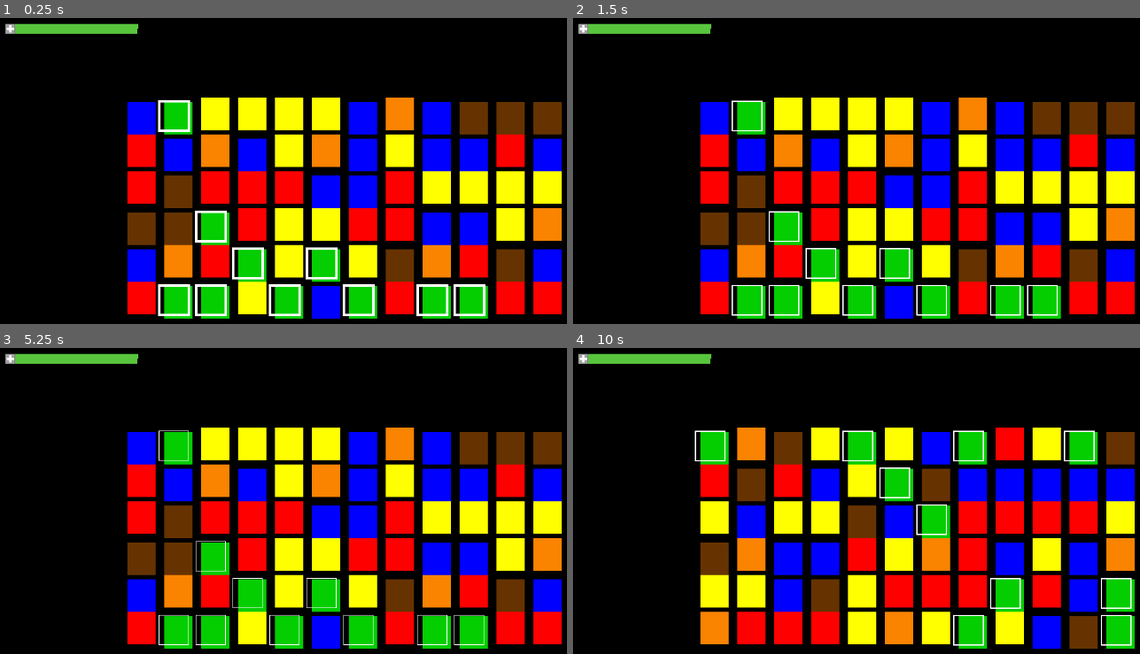
Above: before the commit, frames 1-4 (two rows, left to right).
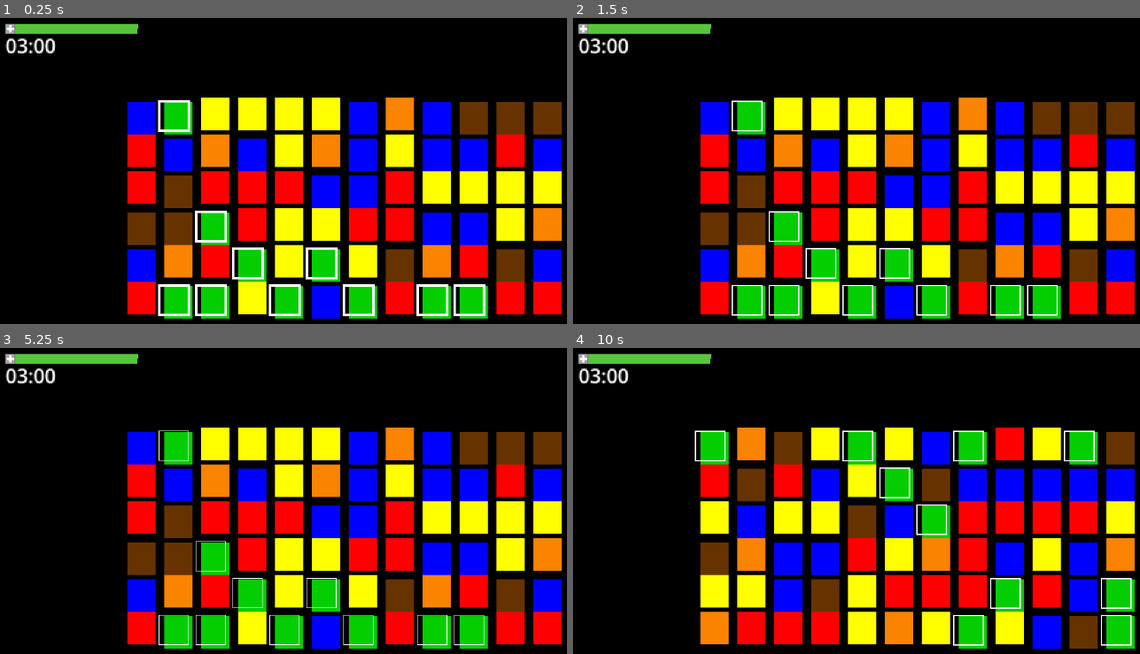
Above: after the commit, the same moments.

Repository: ExcitedAdom/Don-t-Touch-Blue
Game: Godot game, scene res://scenes/main.tscn
Two runs of this game, one before a commit and one after it. Both use one fixed random seed, a clock stepped at 60 frames per second and the inputs below.
Inputs (mouse positions are in pixels of both pictures, inside the frame that each line leads up to):
- Up to frame 1 (0.25 s): no input
- Up to frame 2 (1.5 s): tap Enter at 0.5 s; move the mouse to (1071, 189) at 0.52 s; hold Right 0.53-1.28 s; tap Alt at 0.6 s; click (1071, 189) at 0.67 s; tap Space at 1.25 s; move the mouse to (771, 229) at 1.27 s; hold Down from 1.28 s (still down); tap Shift at 1.35 s
- Up to frame 3 (5.25 s): tap Enter at 2, 3.5 s; move the mouse to (408, 452) at 2.02 s; release Down at 2.03 s; hold Right 2.03-2.78 s; tap Alt at 2.1, 3.6, 5.1 s; tap Space at 2.75, 4.25 s; move the mouse to (306, 617) at 2.77 s; hold Up 2.78-3.53 s; tap Shift at 2.85, 4.35 s; click (306, 617) at 2.92 s; move the mouse to (555, 598) at 3.52 s; hold Left 3.53-5.03 s; move the mouse to (124, 479) at 4.27 s; move the mouse to (374, 537) at 5.02 s; hold Down from 5.03 s (still down); click (374, 537) at 5.17 s
- Up to frame 4 (10 s): move the mouse to (805, 439) at 5.77 s; release Down at 5.78 s; hold Right 5.78-6.53 s; tap Shift at 5.85, 7.35, 8.85 s; move the mouse to (1071, 519) at 6.52 s; hold Up 6.53-7.28 s; tap Alt at 6.6, 8.1, 9.6 s; move the mouse to (771, 559) at 7.27 s; hold Right 7.28-8.03 s; click (771, 559) at 7.42 s; move the mouse to (981, 452) at 8.02 s; hold Down 8.03-8.78 s; move the mouse to (879, 617) at 8.77 s; hold Left 8.78-9.53 s; move the mouse to (1128, 598) at 9.52 s; hold Up from 9.53 s (still down); click (1128, 598) at 9.67 s

The runs differ from the first frame. In frame 1, 0.3% of the frame differs, in the area x 0-10%, y 6-12%; in frame 2, 0.3%; in frame 3, 0.3%; in frame 4, 0.3%.

Commit message:
i don't know

Diff:
--- a/control.tscn
+++ b/control.tscn
@@ -2,6 +2,7 @@
 
 [ext_resource type="Texture2D" uid="uid://cln8maffmky8l" path="res://assets/greenbar (3).png" id="1_62e2m"]
 [ext_resource type="Texture2D" uid="uid://cfxrhjlbg20cx" path="res://assets/greenbar (2).png" id="2_qtu10"]
+[ext_resource type="Script" uid="uid://deahais55yvq3" path="res://label.gd" id="3_qtu10"]
 
 [sub_resource type="AtlasTexture" id="AtlasTexture_b2p8l"]
 atlas = ExtResource("1_62e2m")
@@ -29,3 +30,17 @@
 texture_under = SubResource("AtlasTexture_b2p8l")
 texture_progress = SubResource("AtlasTexture_be4hw")
 texture_progress_offset = Vector2(8, 0)
+
+[node name="Label" type="Label" parent="." unique_id=168569105]
+layout_mode = 0
+offset_left = 16.0
+offset_top = 18.0
+offset_right = 71.0
+offset_bottom = 41.0
+text = "03:00"
+script = ExtResource("3_qtu10")
+
+[node name="Timer" type="Timer" parent="Label" unique_id=1328264535]
+wait_time = 180.0
+one_shot = true
+autostart = true
--- /dev/null
+++ b/label.gd
@@ -0,0 +1,6 @@
+extends Label
+
+@onready var timer: Timer = $Timer
+
+func _process(delta: float) -> void:
+	pass
Not shown, added: label.gd.uid
